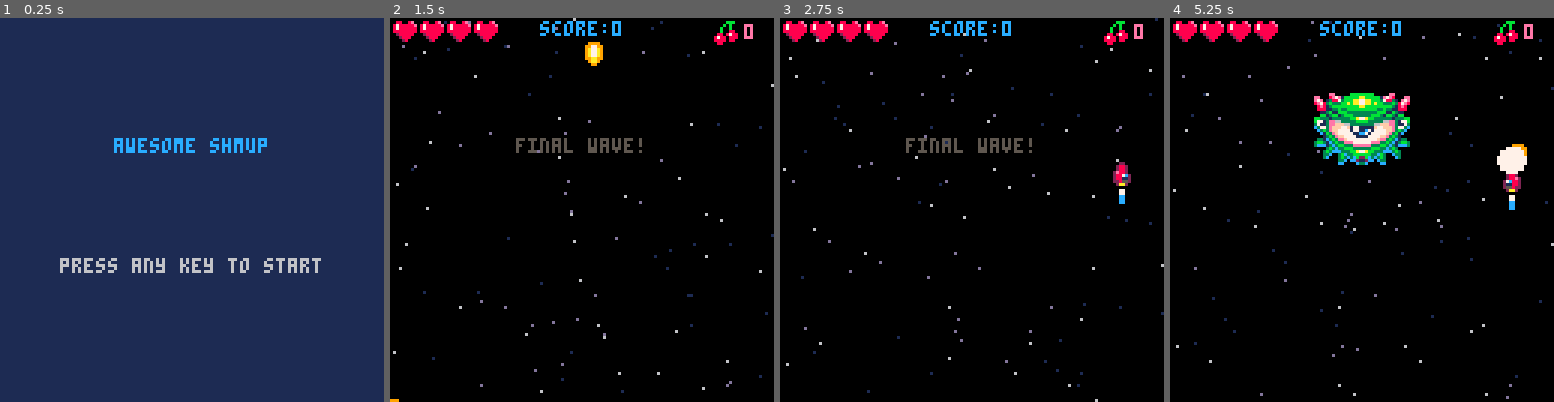
Above: before the commit, frames 1-4 (left to right).
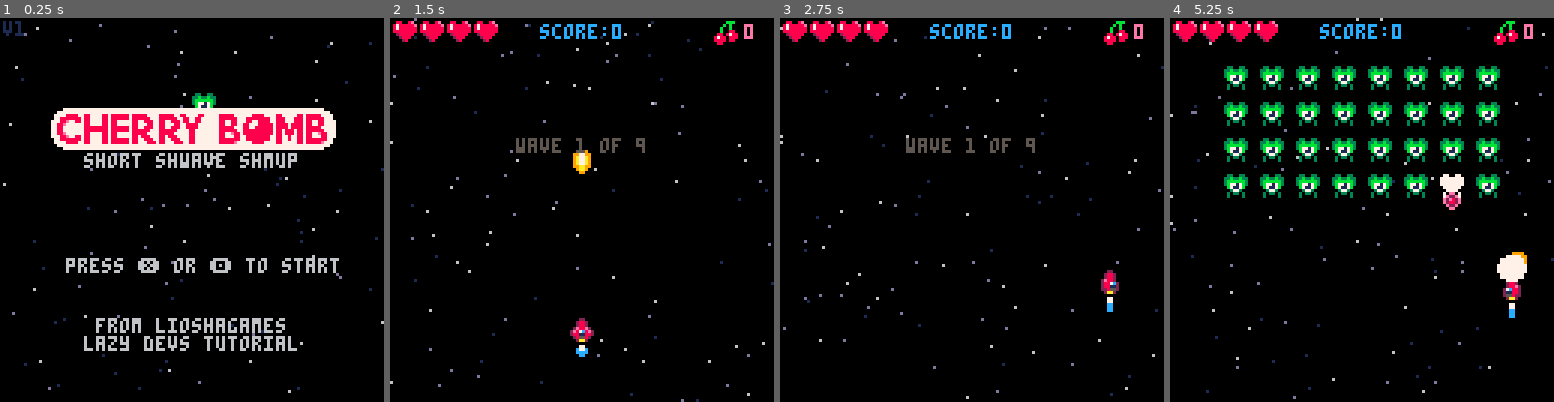
Above: after the commit, the same moments.

Repository: alexlazarovski/pico-8-shmup-tutorial
Game: PICO-8 cartridge shmup.p8
The game is run twice, just before and just after one commit, with the same random seed, the same clock (stepped at 60 frames per second) and the same inputs.
Inputs:
- Up to frame 1 (0.25 s): no input
- Up to frame 2 (1.5 s): tap X (X key) at 0.33, 1.07 s; tap O (Z key) at 0.7 s
- Up to frame 3 (2.75 s): hold Right 1.6-2.1 s; tap O (Z key) at 1.7, 2.1, 2.5 s; tap X (X key) at 1.85 s; hold Up 2.15-2.42 s; hold Right from 2.47 s (still down)
- Up to frame 4 (5.25 s): tap O (Z key) every 0.4 s from 2.9 to 4.9 s; tap X (X key) at 2.97, 4.08, 5.2 s; release Right at 3.03 s; hold Left 3.08-3.58 s; hold Down 3.63-3.97 s; hold Right 4.02-4.68 s; hold Up 4.73-5.03 s; hold Left from 5.08 s (still down)

The runs differ from the first frame. In frame 1, 99% of the frame differs, in the area x 0-100%, y 0-100%; in frame 2, 2.9%; in frame 3, 2.7%; in frame 4, 14%.

Commit message:
lesson 29 final changes

Diff:
--- a/shmup.p8
+++ b/shmup.p8
@@ -4,13 +4,20 @@
 
 function _init()
  cls(0)
+ cartdata("lioshagames_shmup")
+ highscore = dget(0)
+
+ version = "v1"
 
  startscreen()
  blinkt = 1
  t = 0
  lockout = 0
  shake = 0
+ flash = 0
  debug = ""
+
+ peekerx = 64
 end
 
 function _update()
@@ -50,6 +57,7 @@
 end
 
 function startscreen()
+ makestars()
  mode = "start"
  music(7)
 end
@@ -57,13 +65,13 @@
 function startgame()
  t = 0
 
- wave = 8
+ wave = 0
  lastwave = 9
  nextwave()
 
  ship = makespr()
- ship.x = 64
- ship.y = 64
+ ship.x = 60
+ ship.y = 100
  ship.sx = 0
  ship.sy = 0
  ship.spr = 2
@@ -79,13 +87,48 @@
 
  muzzle = 0
  score = 0
- cherry = 8
+ cherry = 0
 
  lives = 4
 
  attackfreq = 60
+ firefreq = 20
  nextfire = 0
 
+ makestars()
+
+ enemies = {}
+
+ explods = {}
+
+ parts = {}
+ hitparts = {}
+
+ shwaves = {}
+
+ pickups = {}
+
+ floats = {}
+end
+
+-->8
+-- helpers
+function drawstarfield()
+ for i = 1, #stars do
+  local mystar = stars[i]
+  local scolor = 6
+
+  if mystar.spd < 1 then
+   scolor = 1
+  elseif mystar.spd < 1.5 then
+   scolor = 13
+  end
+
+  pset(mystar.x, mystar.y, scolor)
+ end
+end
+
+function makestars()
  stars = {}
  for i = 1, 100 do
   local newstar = {}
@@ -94,43 +137,18 @@
   newstar.spd = rnd(1.5) + 0.5
   add(stars, newstar)
  end
-
- enemies = {}
-
- explods = {}
-
- parts = {}
- hitparts = {}
-
- shwaves = {}
-
- pickups = {}
-
- floats = {}
-end
-
--->8
--- helpers
-function drawstarfield()
+end
+
+function animatestars(spd)
+ --animate background
+
+ if spd == nil then
+  spd = 1
+ end
+
  for i = 1, #stars do
   local mystar = stars[i]
-  local scolor = 6
-
-  if mystar.spd < 1 then
-   scolor = 1
-  elseif mystar.spd < 1.5 then
-   scolor = 13
-  end
-
-  pset(mystar.x, mystar.y, scolor)
- end
-end
-
-function animatestars()
- --animate background
- for i = 1, #stars do
-  local mystar = stars[i]
-  mystar.y += mystar.spd
+  mystar.y += mystar.spd * spd
   if mystar.y > 128 then
    mystar.y -= 128
   end
@@ -611,6 +629,7 @@
     if col(bullet, myebul) then
      del(ebuls, myebul)
      smal_shwave(myebul.x, myebul.y, 8)
+     score += 5
     end
    end
   end
@@ -626,6 +645,9 @@
     sfx(1)
     isinv = true
     invul = 60
+    ship.x = 60
+    ship.y = 100
+    flash = 3
    end
   end
  else
@@ -642,6 +664,9 @@
     sfx(1)
     isinv = true
     invul = 60
+    ship.x = 60
+    ship.y = 100
+    flash = 3
    end
   end
  end
@@ -691,7 +716,11 @@
   ship.y = 120
  end
 
- animatestars()
+ if mode == "wavetxt" then
+  animatestars(2)
+ else
+  animatestars()
+ end
 
  if mode == "game" and #enemies == 0 then
   ebuls = {}
@@ -700,6 +729,7 @@
 end
 
 function update_start()
+ animatestars(0.4)
  if btn(4) == false and btn(5) == false then
   btnreleased = true
  end
@@ -723,6 +753,10 @@
 
  if btnreleased then
   if btnp(4) or btnp(5) then
+   if score > highscore then
+    highscore = score
+    dset(0, highscore)
+   end
    startscreen()
    btnrelease = false
   end
@@ -740,6 +774,10 @@
 
  if btnreleased then
   if btnp(4) or btnp(5) then
+   if score > highscore then
+    highscore = score
+    dset(0, highscore)
+   end
    startscreen()
    btnrelease = false
   end
@@ -758,7 +796,12 @@
 -- draw
 
 function draw_game()
- cls(0)
+ if flash > 0 then
+  flash -= 1
+  cls(2)
+ else
+  cls(0)
+ end
 
  --this draws the background
  drawstarfield()
@@ -891,28 +934,70 @@
  end
 
  --draw score
- cprint("score:" .. score, 64, 1, 12)
+ cprint("score:" .. makescore(score), 64, 2, 12)
  drawlives()
  spr(48, 108, 1)
  print(cherry, 118, 2, 14)
 end
 
+function makescore(val)
+ if val == 0 or val == nil then
+  return "0"
+ end
+ return val .. "00"
+end
+
 function draw_start()
- cls(1)
- cprint("awesome shmup", 64, 40, 12)
- cprint("press any key to start", 64, 80, blink())
+ cls(0)
+ drawstarfield()
+ print(version, 1, 1, 1)
+
+ spr(21, peekerx, 28 + sin(time() / 3.5) * 4)
+ if sin(time() / 3.5) > 0.5 then
+  peekerx = 30 + rnd(60)
+ end
+
+ spr(212, 17, 30, 12, 2)
+
+ cprint("short shwave shmup", 64, 45, 6)
+ if highscore > 0 then
+  cprint("highscore:", 64, 60, 12)
+  cprint(makescore(highscore), 64, 66, 12)
+ end
+ cprint("press ❎ or 🅾️ to start", 64, 80, blink())
+ cprint("from lioshagames", 64, 100, blink())
+ cprint("lazy devs tutorial", 64, 106, blink())
 end
 
 function draw_over()
  draw_game()
  cprint("game over", 64, 40, 8)
- cprint("press any key to continue", 64, 80, blink())
+ cprint("score:" .. makescore(score), 64, 58, 12)
+
+ if score > highscore then
+  local c = 7
+  if t % 4 < 2 then
+   c = 10
+  end
+  cprint("new highscore", 64, 66, c)
+ else
+ end
+ cprint("press any key to continue", 64, 90, blink())
 end
 
 function draw_win()
  draw_game()
  cprint("congratulations", 64, 40, 12)
- cprint("press any key to continue", 64, 80, blink())
+ cprint("highscore:" .. makescore(score), 64, 58, 12)
+
+ if score > highscore then
+  local c = 7
+  if t % 4 < 2 then
+   c = 10
+  end
+  cprint("new highscore", 64, 66, c)
+ end
+ cprint("press any key to continue", 64, 90, blink())
 end
 
 function draw_wavetxt()
@@ -951,6 +1036,7 @@
   --spawnen(1)
   --space invaders
   attackfreq = 60
+  firefreq = 20
   placens({
    { 0, 1, 1, 1, 1, 1, 1, 1, 1, 0 },
    { 0, 1, 1, 1, 1, 1, 1, 1, 1, 0 },
@@ -960,6 +1046,7 @@
  elseif wave == 2 then
   --red tutorial
   attackfreq = 60
+  firefreq = 20
   placens({
    { 1, 1, 2, 2, 1, 1, 2, 2, 1, 1 },
    { 1, 1, 2, 2, 1, 1, 2, 2, 1, 1 },
@@ -968,7 +1055,8 @@
   })
  elseif wave == 3 then
   --red wall
-  attackfreq = 60
+  attackfreq = 50
+  firefreq = 20
   placens({
    { 1, 1, 2, 2, 1, 1, 2, 2, 1, 1 },
    { 1, 1, 2, 2, 2, 2, 2, 2, 1, 1 },
@@ -977,7 +1065,8 @@
   })
  elseif wave == 4 then
   --spinny nice to meet you
-  attackfreq = 20
+  attackfreq = 50
+  firefreq = 15
   placens({
    { 3, 3, 0, 1, 1, 1, 1, 0, 3, 3 },
    { 3, 3, 0, 1, 1, 1, 1, 0, 3, 3 },
@@ -986,7 +1075,8 @@
   })
  elseif wave == 5 then
   --hell
-  attackfreq = 60
+  attackfreq = 50
+  firefreq = 15
   placens({
    { 3, 1, 3, 1, 2, 2, 1, 3, 1, 3 },
    { 1, 3, 1, 2, 1, 1, 2, 1, 3, 1 },
@@ -995,7 +1085,8 @@
   })
  elseif wave == 6 then
   --yellow nice to meet you
-  attackfreq = 60
+  attackfreq = 40
+  firefreq = 10
   placens({
    { 2, 2, 2, 0, 4, 0, 0, 2, 2, 2 },
    { 2, 2, 0, 0, 0, 0, 0, 0, 2, 2 },
@@ -1004,7 +1095,8 @@
   })
  elseif wave == 7 then
   --double yellow
-  attackfreq = 60
+  attackfreq = 40
+  firefreq = 10
   placens({
    { 3, 3, 0, 1, 1, 1, 1, 0, 3, 3 },
    { 4, 0, 0, 2, 2, 2, 2, 0, 4, 0 },
@@ -1013,7 +1105,8 @@
   })
  elseif wave == 8 then
   --hell
-  attackfreq = 60
+  attackfreq = 30
+  firefreq = 10
   placens({
    { 0, 0, 1, 1, 1, 1, 1, 1, 0, 0 },
    { 3, 3, 1, 1, 1, 1, 1, 1, 3, 3 },
@@ -1022,7 +1115,8 @@
   })
  elseif wave == 9 then
   --boss
-  attackfreq = 60
+  attackfreq = 30
+  firefreq = 10
   placens({
    { 0, 0, 0, 5, 0, 0, 0, 0, 0, 0 },
    { 0, 0, 0, 0, 0, 0, 0, 0, 0, 0 },
@@ -1085,16 +1179,19 @@
   myen.spr = 21
   myen.hp = 3
   myen.ani = { 21, 22, 23, 24 }
+  myen.score = 1
  elseif entype == 2 then
   --red flame
   myen.spr = 148
   myen.hp = 2
   myen.ani = { 148, 149 }
+  myen.score = 2
  elseif entype == 3 then
   --spining
   myen.spr = 184
   myen.hp = 4
   myen.ani = { 184, 185, 186, 187 }
+  myen.score = 3
  elseif entype == 4 then
   --yellow
   myen.spr = 208
@@ -1104,6 +1201,7 @@
   myen.sprh = 2
   myen.colw = 16
   myen.colh = 16
+  myen.score = 5
  elseif entype == 5 then
   myen.hp = 130
 
@@ -1240,7 +1338,7 @@
 
  if t > nextfire then
   pickfire()
-  nextfire = t + 20 + rnd(20)
+  nextfire = t + firefreq + rnd(firefreq)
  end
 
  if t % attackfreq == 0 then
@@ -1309,18 +1407,21 @@
 
  del(enemies, myen)
  sfx(2)
- score += 1
  explode(myen.x + 4, myen.y + 4)
+
  local cherchance = 0.1
+ local scoremult = 1
 
  if myen.mission == "attack" then
+  scoremult = 2
   if rnd() <= 0.5 then
    pickatack()
   end
   cherchance = 0.2
-  popfloat("100", myen.x + 4, myen.y + 4)
-  score += 100
- end
+  popfloat(makescore(myen.score * scoremult), myen.x + 4, myen.y + 4)
+ end
+
+ score += myen.score * scoremult
 
  if rnd() < cherchance then
   drppickup(myen.x + 4, myen.y + 4)
@@ -1349,7 +1450,9 @@
    popfloat("1up!", mypick.x + 4, mypick.y + 4)
   else
    --points
-   score += 10
+   score += 50
+   popfloat(makescore(100), mypick.x, mypick.y)
+   sfx(30)
    cherry = 0
   end
  else
@@ -1442,6 +1545,7 @@
  shake = 5
  muzzle = 5
  invul = 30
+ flash = 3
  sfx(33)
 end
 
@@ -1608,6 +1712,10 @@
  end
 
  if boss.phbegin + 6 * 30 < t then
+  flash = 3
+  score += 100
+  popfloat(makescore(100), boss.x + 16, boss.y + 6)
+
   bigexplode(boss.x + 16, boss.y + 12)
   shake = 15
   enemies = {}
Not shown, changed: 144 lines of the sprite sheet (__gfx__) section of shmup.p8
Not shown, changed: the thumbnail (__label__) section of shmup.p8
